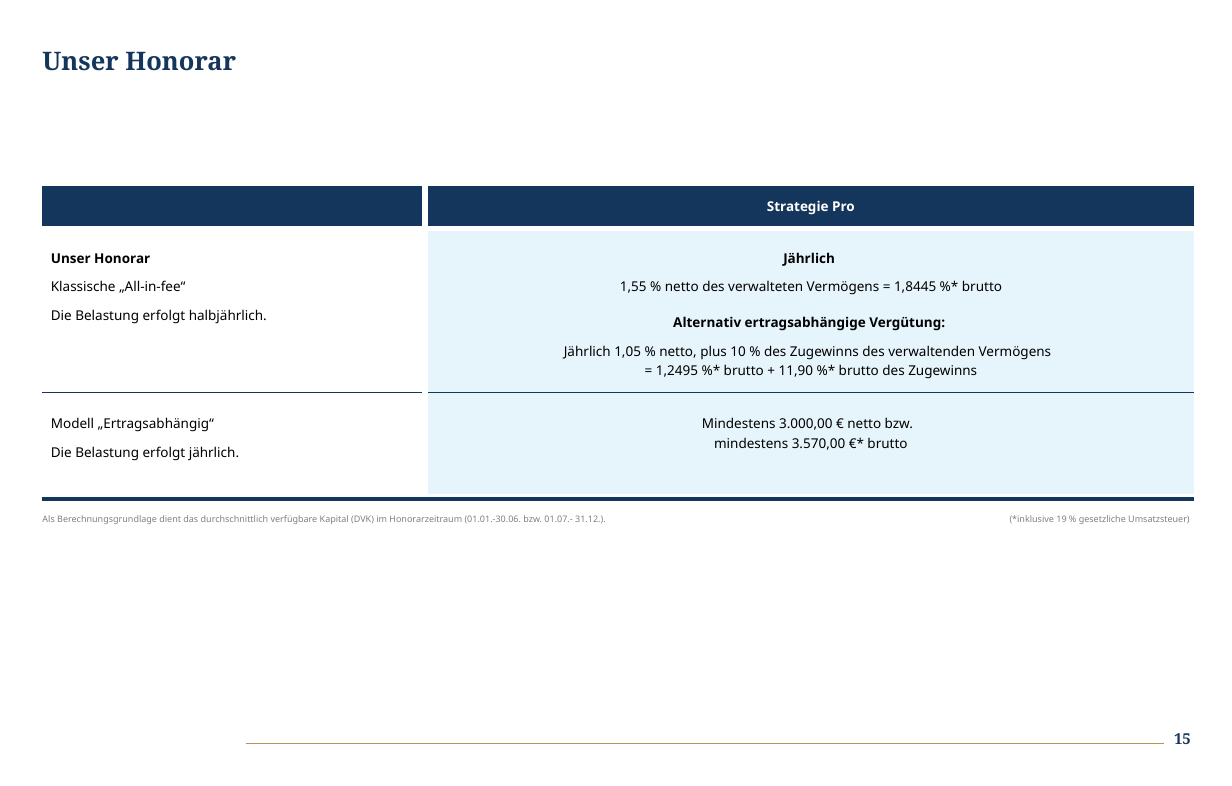
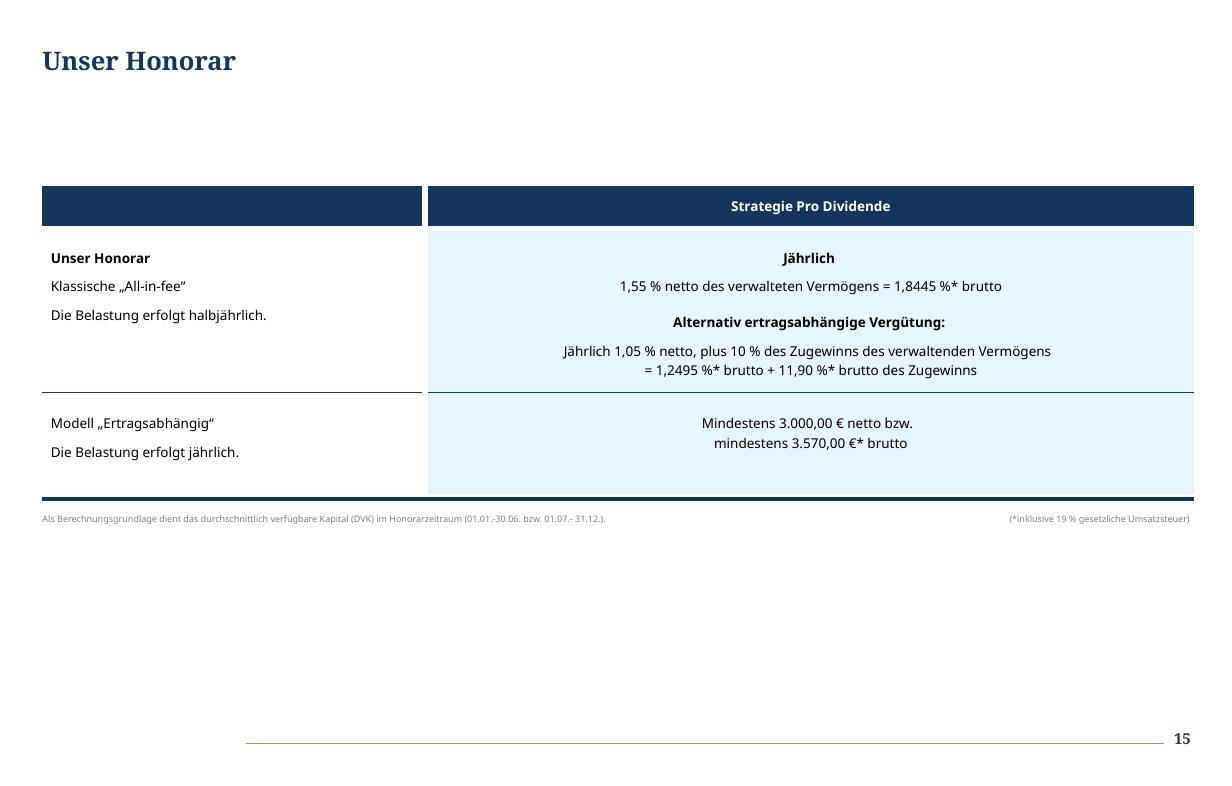
Before and after one commit to FFPBAM/Performancetool, a slide deck: slide 15 of Vorlage/Vorlage_Thema_ProDividende.pptx. Drawn at 1232x786 pixels with LibreOffice and Linux fonts; fonts in the diff are those of the drawing; background and template pictures are left out. Boxes give left, top, right and bottom in pixels: in the first picture for what was removed or moved away, otherwise in the second. Text is boxed around its words. In the diff, an @@ line names an element or a change of style, - is before the commit and + after.

```diff
--- a/Vorlage/Vorlage_Thema_ProDividende.pptx
+++ b/Vorlage/Vorlage_Thema_ProDividende.pptx
@@ table at (x1=42, y1=186, x2=1192, y2=498) @@
-row 1, column 5: Strategie Pro
+row 1, column 5: Strategie Pro Dividende
```
Also in this commit, not shown: 1 other slide changed, 1 slide added, 6 other files.
